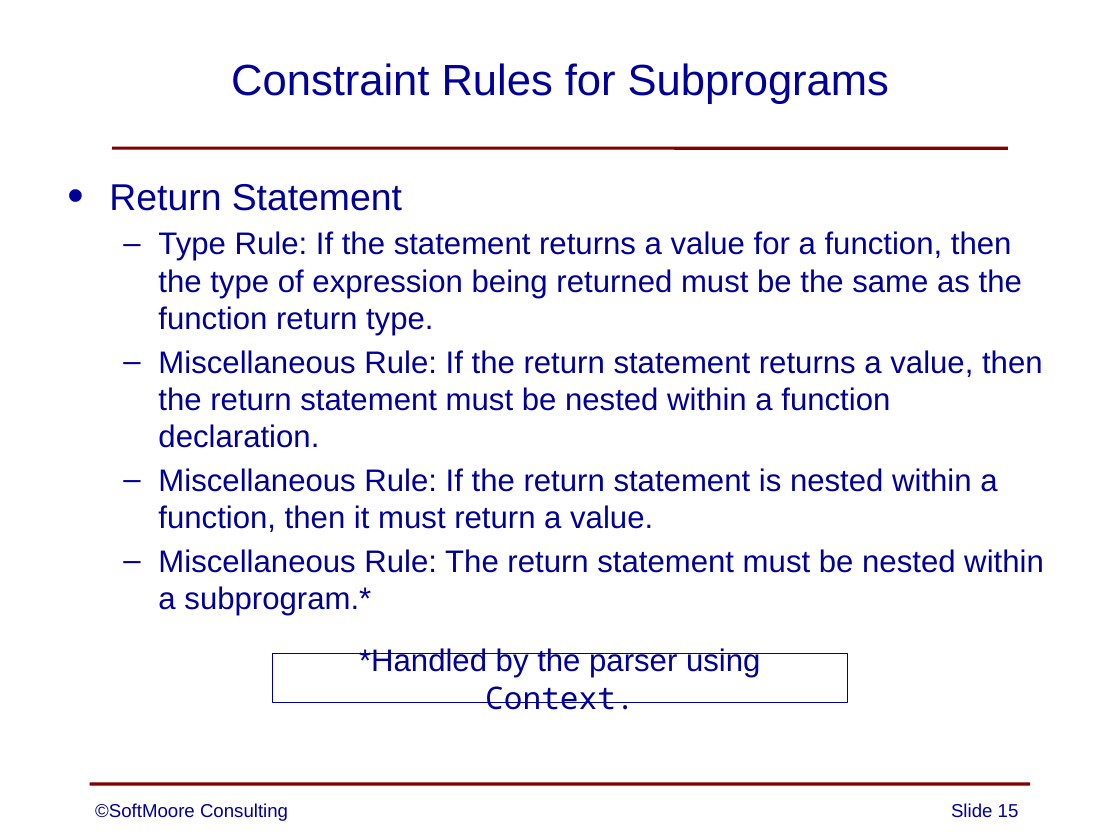
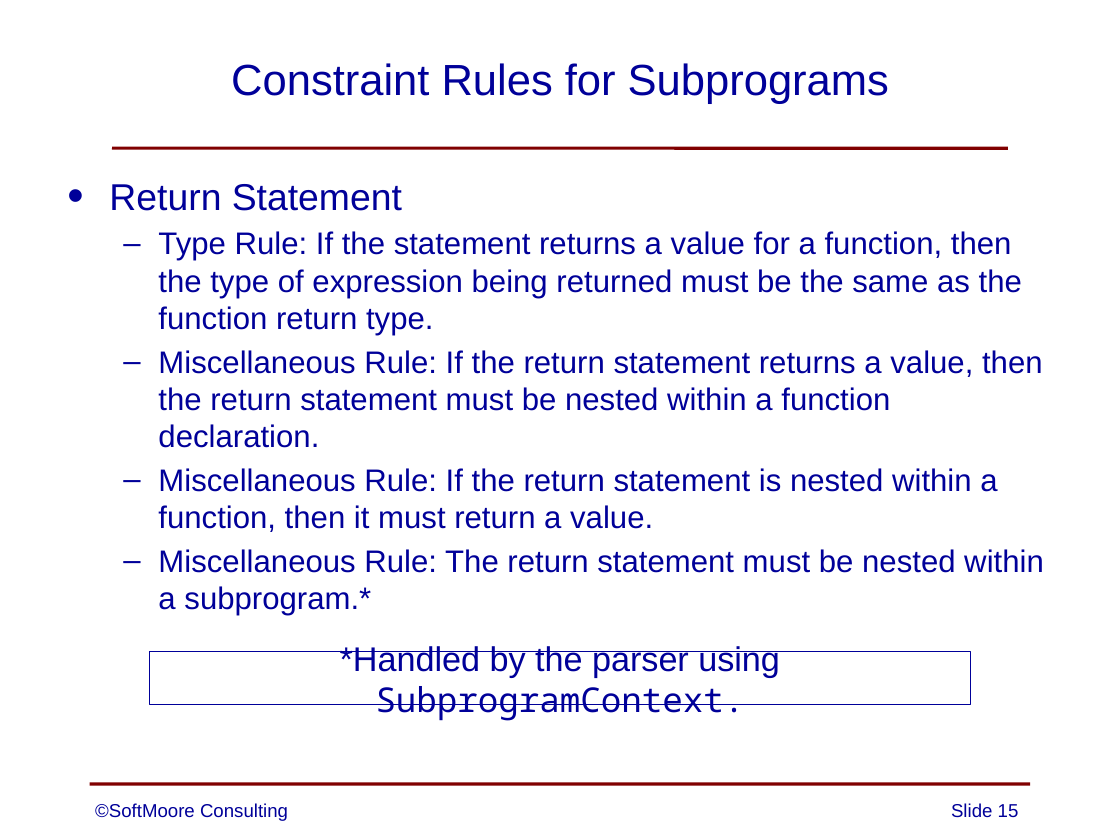
Before and after one commit to SoftMoore/CPRL, a slide deck: slide 15 of PowerPoint Slides/13 - Subprograms.pptx. Drawn at 1120x840 pixels with LibreOffice and Linux fonts; fonts in the diff are those of the drawing. Boxes give left, top, right and bottom in pixels: in the first picture for what was removed or moved away, otherwise in the second. Text is boxed around its words. In the diff, an @@ line names an element or a change of style, - is before the commit and + after.

Commit message:
several font adjustments; one correction, changed Context to SubprogramContext

```diff
--- a/PowerPoint Slides/13 - Subprograms.pptx
+++ b/PowerPoint Slides/13 - Subprograms.pptx
@@ rectangle "*Handled by the parser using ...": place and size @@
-rectangle "*Handled by the parser using ..." at (273,653,848,702)
+rectangle "*Handled by the parser using ..." at (149,652,970,704)
@@ text in rectangle at (340,646,780,721): text changed; size 20 to 22 pt @@
-*Handled by the parser using Context.
+*Handled by the parser using SubprogramContext.
```
Also in this commit, not shown: 9 other slides changed, 1 other file.
